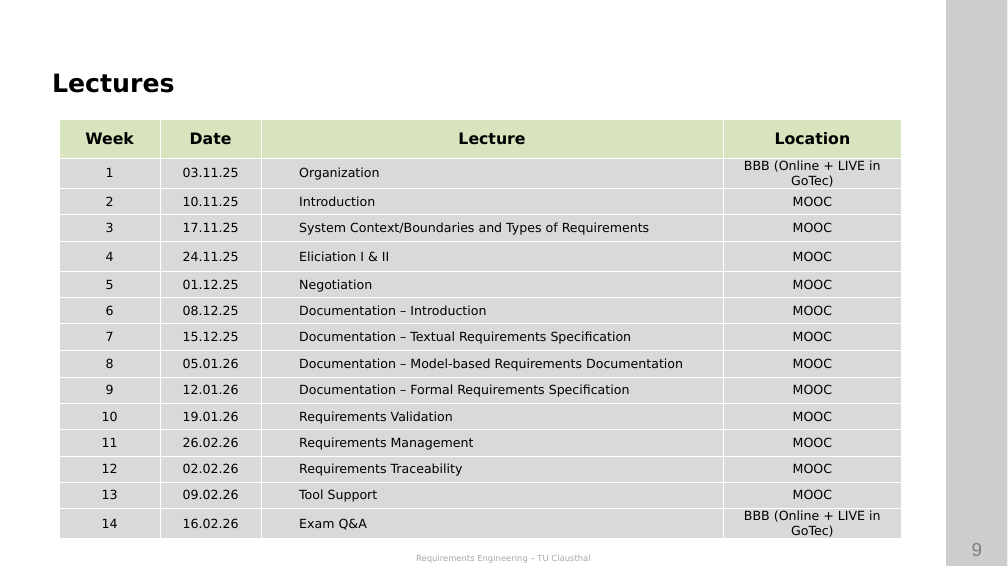
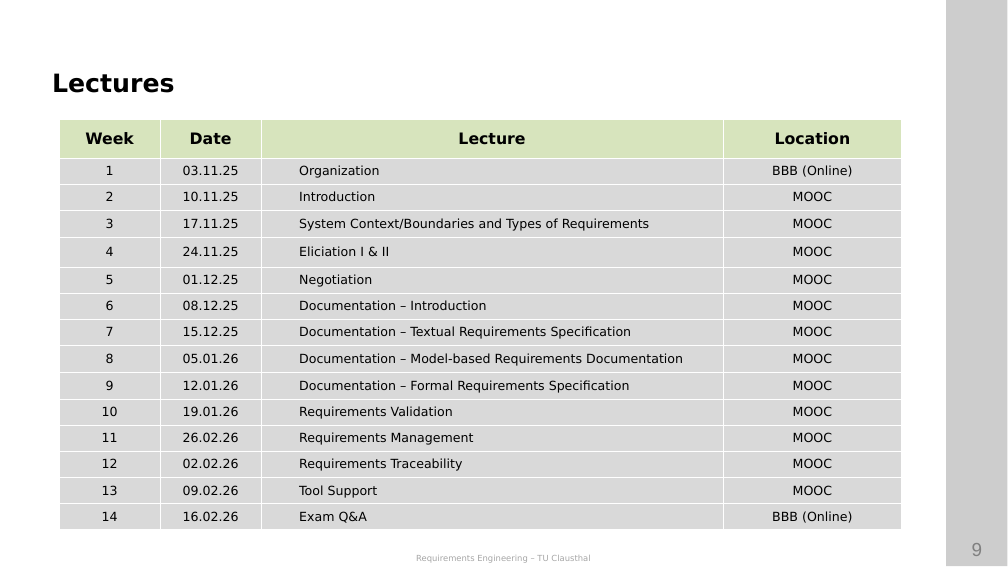
Before and after one commit to ETCE-LAB/teaching-material, a slide deck: slide 9 of Requirements-Engineering/RE-L00-Organization.pptx. Drawn at 1008x567 pixels with LibreOffice and Linux fonts; fonts in the diff are those of the drawing; background and template pictures are left out. Boxes give left, top, right and bottom in pixels: in the first picture for what was removed or moved away, otherwise in the second. Text is boxed around its words. In the diff, an @@ line names an element or a change of style, - is before the commit and + after.

```diff
--- a/Requirements-Engineering/RE-L00-Organization.pptx
+++ b/Requirements-Engineering/RE-L00-Organization.pptx
@@ table at (59,119,901,539) @@
-row 2, column 4: BBB (Online + LIVE in GoTec)
+row 2, column 4: BBB (Online)
-row 15, column 4: BBB (Online + LIVE in GoTec)
+row 15, column 4: BBB (Online)
@@ list level 2 to 1 in "Organization" @@
@@ list level 2 to 1 in "Introduction" @@
@@ list level 2 to 1 in "System Context/Boundaries and Types of ..." @@
@@ list level 2 to 1 in "Eliciation I & II" @@
@@ list level 2 to 1 in "Negotiation" @@
@@ list level 2 to 1 in "Documentation – Introduction" @@
@@ list level 2 to 1 in "Documentation – Textual Requirements Specification" @@
@@ list level 2 to 1 in "Documentation – Model-based Requirements Documentation" @@
@@ list level 2 to 1 in "Documentation – Formal Requirements Specification" @@
@@ list level 2 to 1 in "Requirements Validation" @@
@@ list level 2 to 1 in "Requirements Management" @@
@@ list level 2 to 1 in "Requirements Traceability" @@
@@ list level 2 to 1 in "Tool Support" @@
@@ list level 2 to 1 in "Exam Q&A" @@
@@ borders changed @@
```
Also in this commit, not shown: 5 other slides changed, 1 slide added, 2 other files.
